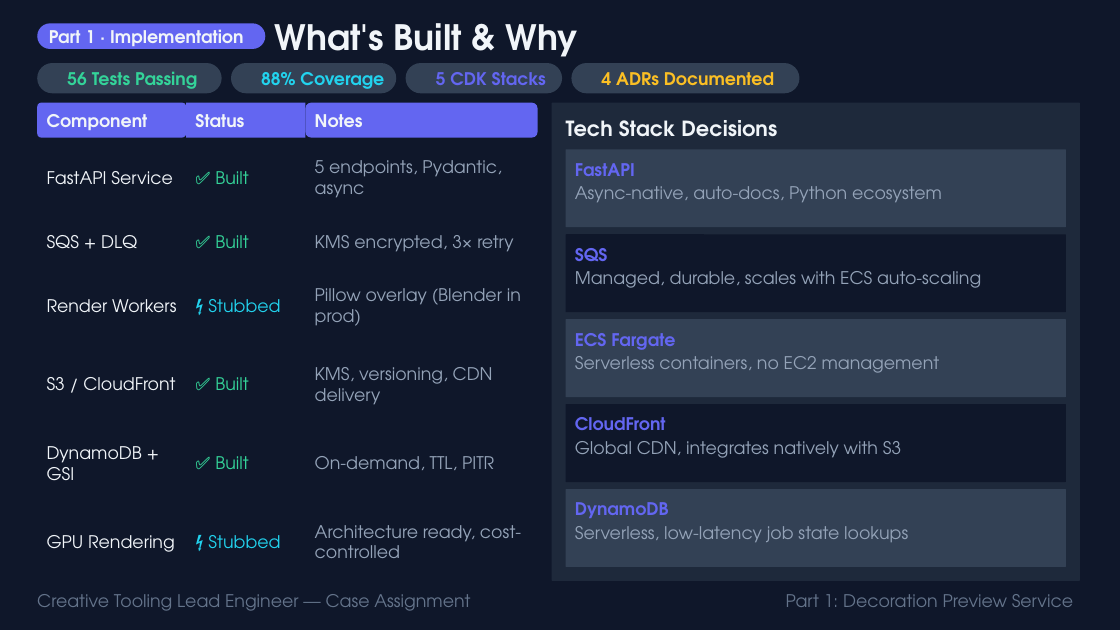
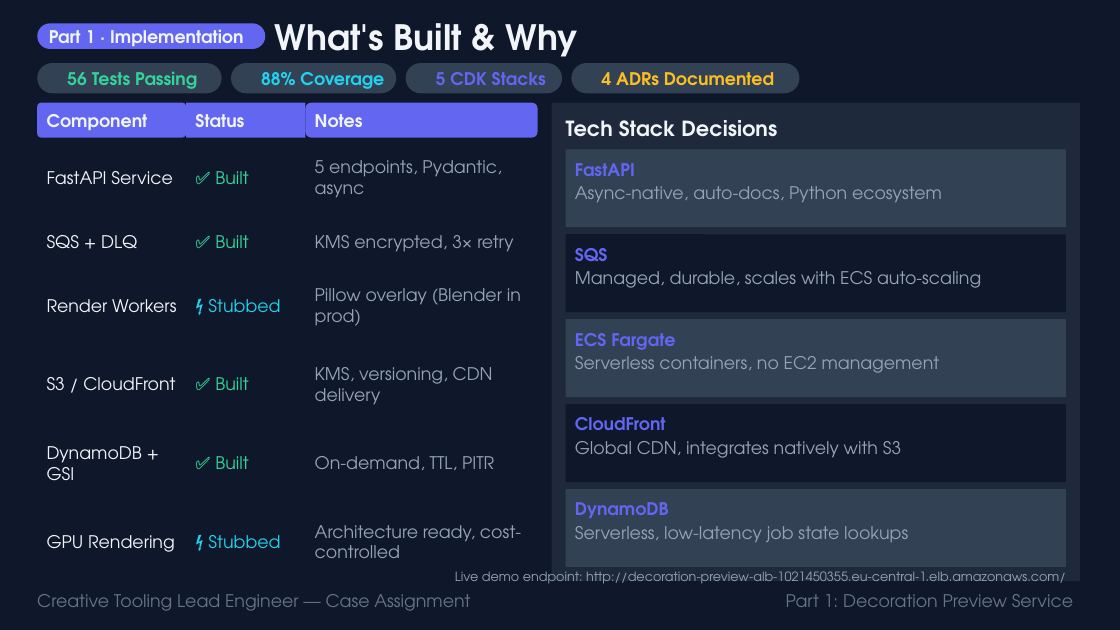
Before and after one commit to patman77/decoration-preview-service, a slide deck: slide 11 of docs/presentation/decoration-preview-service_4b541b44.pptx. Drawn at 1120x630 pixels with LibreOffice and Linux fonts; fonts in the diff are those of the drawing; background and template pictures are left out. Boxes give left, top, right and bottom in pixels: in the first picture for what was removed or moved away, otherwise in the second. Text is boxed around its words. In the diff, an @@ line names an element or a change of style, - is before the commit and + after.

Commit message:
Add live demo endpoint to implementation slide

```diff
--- a/docs/presentation/decoration-preview-service_4b541b44.pptx
+++ b/docs/presentation/decoration-preview-service_4b541b44.pptx
@@ text added at box(455, 571, 1066, 584), 11 pt, text #94A3B8 @@
+Live demo endpoint: http://decoration-preview-alb-1021450355.eu-central-1.elb.amazonaws.com/
```
